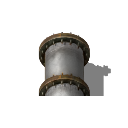
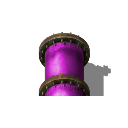
Two versions of the same layered image (128x128). Layer-by-layer changes:
pixels changed over [45, 42, 85, 96] (layer not identified)
